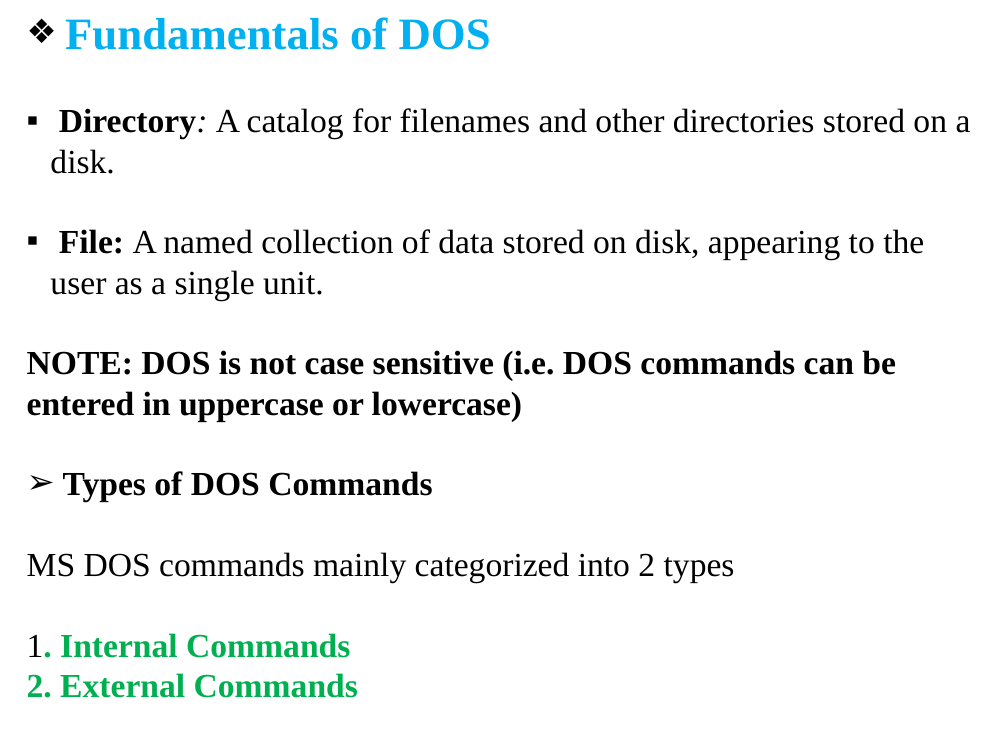
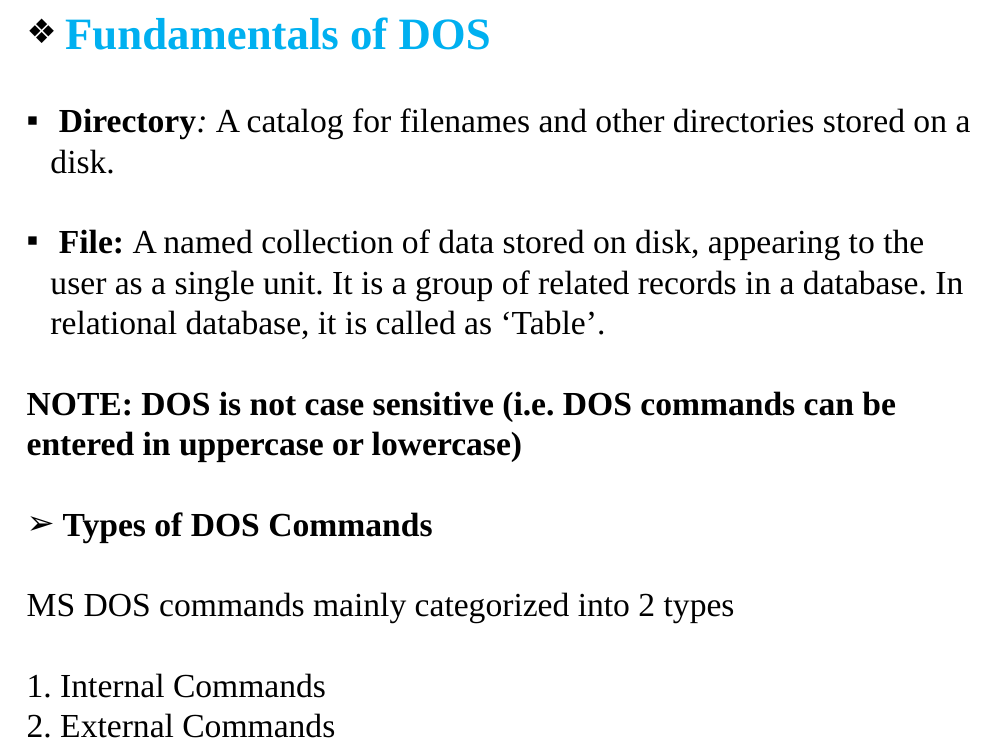
Before and after one commit to 23315a1204Narsimha/NarsimhasreenidhiIT-A, a slide deck: slide 2 of week 5- MS DOS.ppt. Drawn at 1008x756 pixels with LibreOffice and Linux fonts; fonts in the diff are those of the drawing. Boxes give left, top, right and bottom in pixels: in the first picture for what was removed or moved away, otherwise in the second. Text is boxed around its words. In the diff, an @@ line names an element or a change of style, - is before the commit and + after.

```diff
--- a/week 5- MS DOS.ppt
+++ b/week 5- MS DOS.ppt
@@ text at [50, 229, 963, 339]: text changed @@
-▪ File: A named collection of data stored on disk, appearing to the user as a single unit.
+▪ File: A named collection of data stored on disk, appearing to the user as a single unit. It is a group of related records in a database. In relational database, it is called as ‘Table’.
@@ text at [27, 673, 335, 738]: text colour #00B050 to #000000, bold off in "1. Internal Commands", "2. External Commands" @@
```
Also in this commit, not shown: 4 other slides changed, 1 other file.
